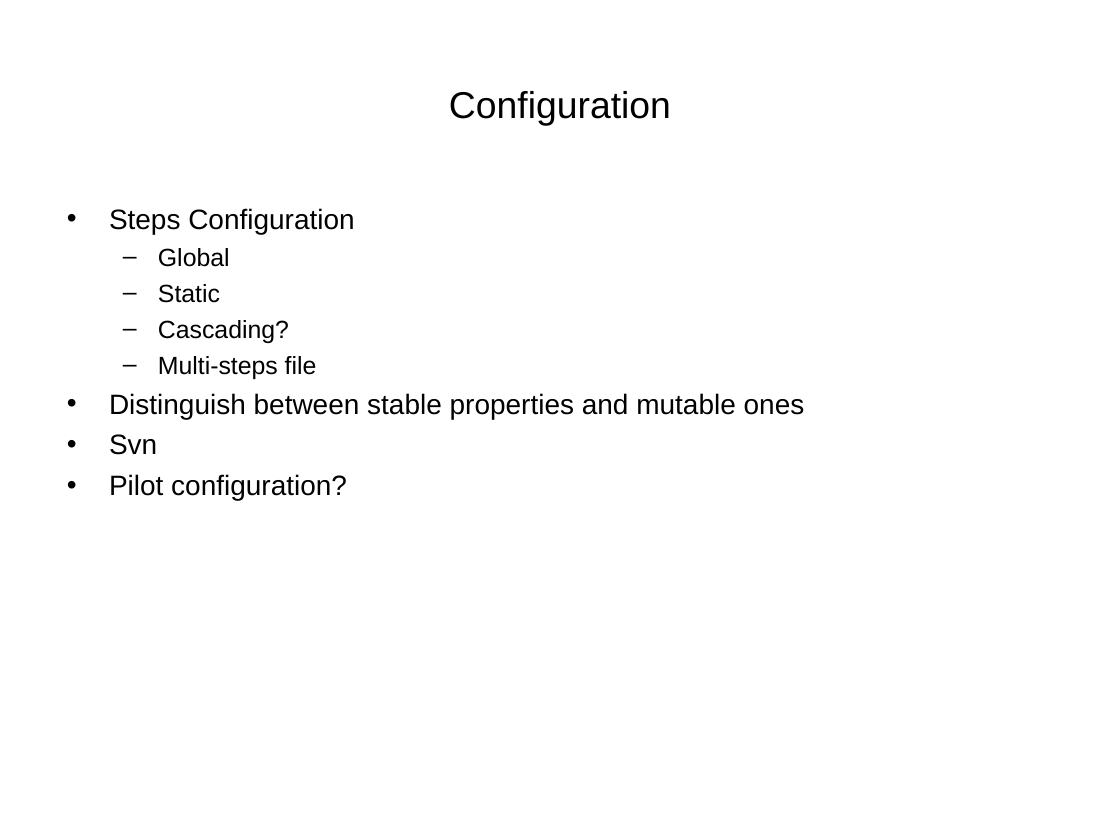
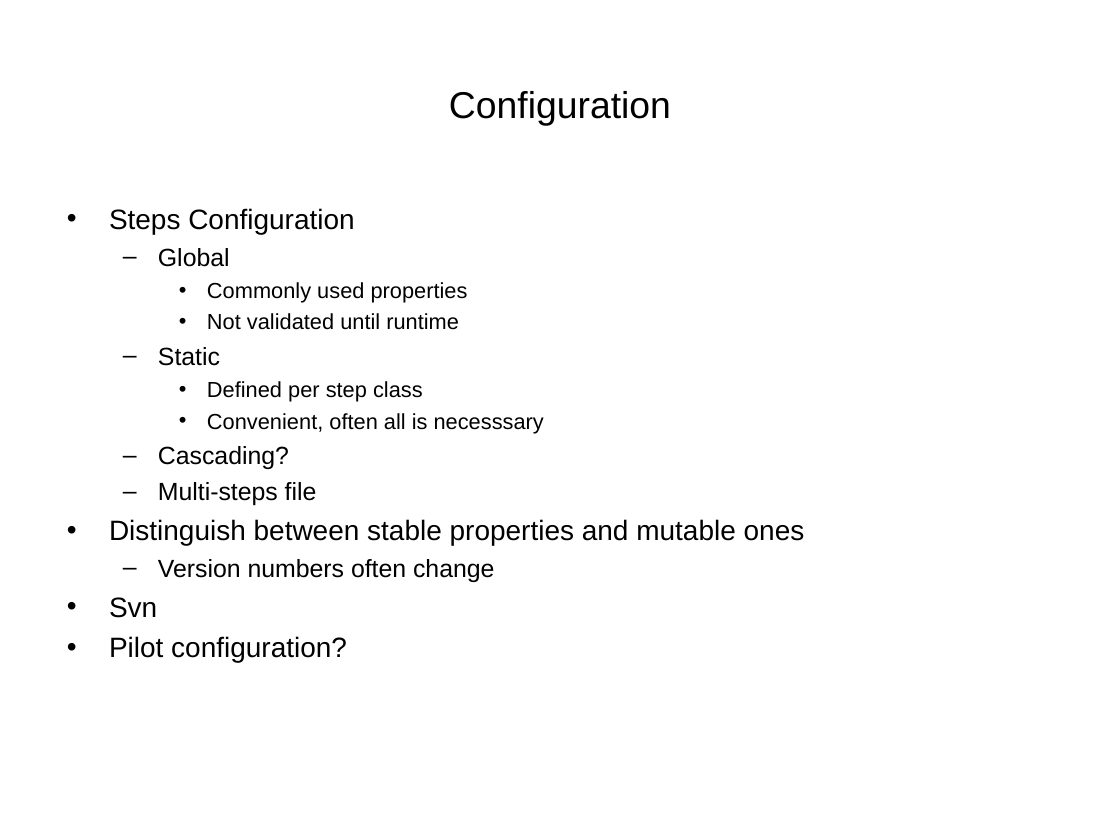
Before and after one commit to VEuPathDB/ApiCommonData, a slide deck: slide 14 of Load/doc/workflow/plasmodb/7.7/ApiWorkFlow.ppt. Drawn at 1120x840 pixels with LibreOffice and Linux fonts; fonts in the diff are those of the drawing. Boxes give left, top, right and bottom in pixels: in the first picture for what was removed or moved away, otherwise in the second. Text is boxed around its words. In the diff, an @@ line names an element or a change of style, - is before the commit and + after.

```diff
--- a/Load/doc/workflow/plasmodb/7.7/ApiWorkFlow.ppt
+++ b/Load/doc/workflow/plasmodb/7.7/ApiWorkFlow.ppt
@@ text at (x1=207, y1=282, x2=468, y2=330): paragraphs added @@
+    • Commonly used properties
+    • Not validated until runtime
@@ text at (x1=207, y1=381, x2=544, y2=433): paragraphs added @@
+    • Defined per step class
+    • Convenient, often all is necesssary
@@ text at (x1=158, y1=559, x2=494, y2=582): paragraph added @@
+  – Version numbers often change
```
Also in this commit, not shown: 5 other slides changed, 2 other files.
